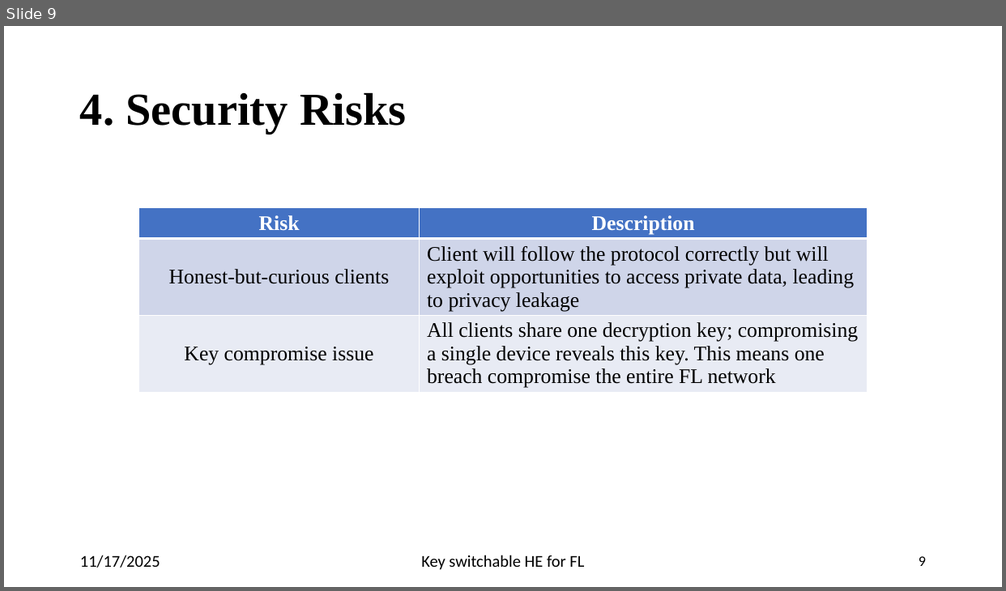
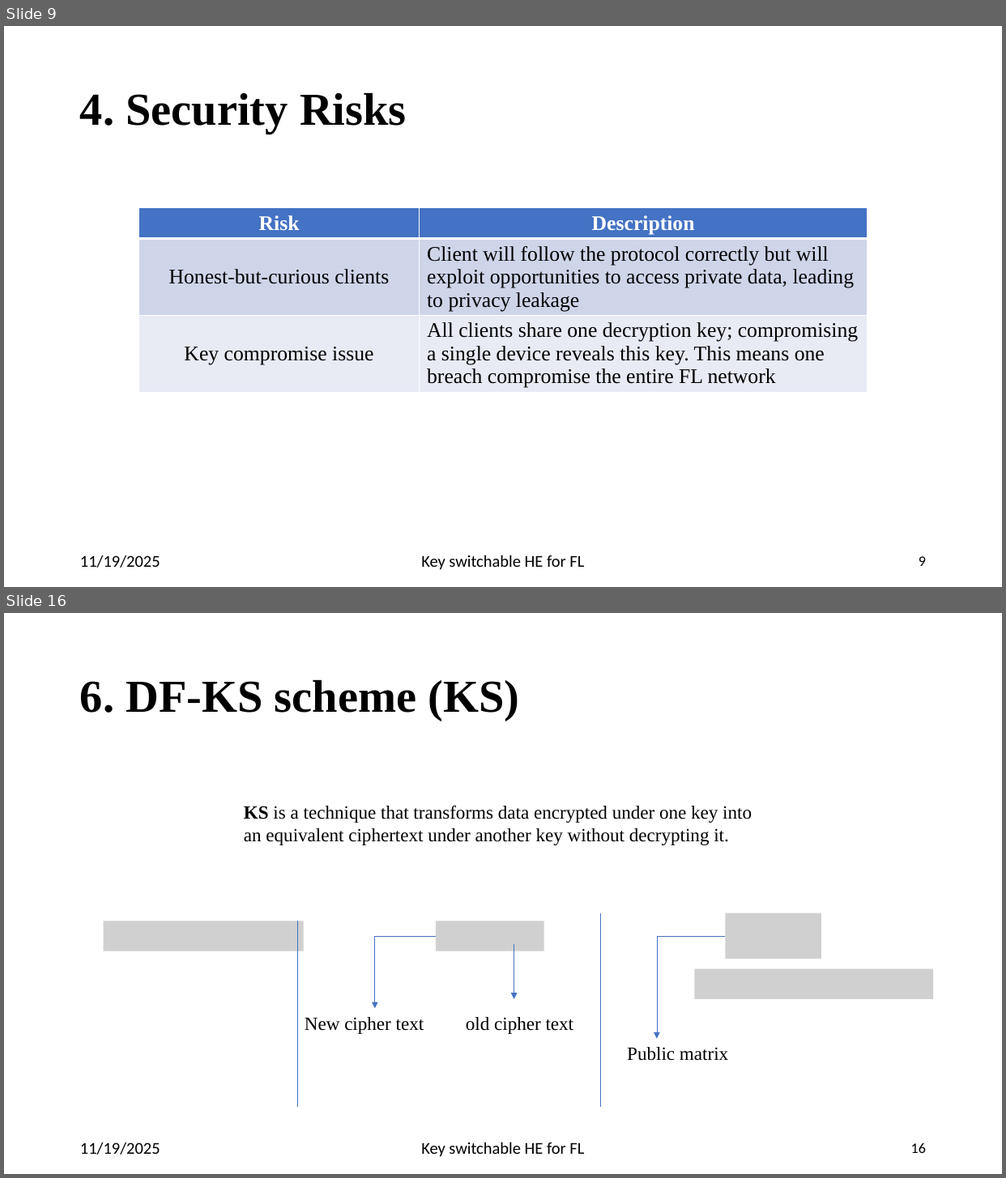
Before and after one commit to pyb0b/master-thesis-report, a slide deck: Final Presentation.pptx. Shown one above the other, each under a label of ours: slide 9 before the commit, slides 9 and 16 after it; the slides between them are not shown. The pictures are 1006x591 and 1006x1178 pixels, drawn with LibreOffice and Linux fonts; fonts in the diff are those of the drawing; grey boxes stand for pictures. Boxes give left, top, right and bottom in pixels: in the first picture for what was removed or moved away, otherwise in the second. Text is boxed around its words. In the diff, an @@ line names an element or a change of style, - is before the commit and + after.

```diff
--- a/Final Presentation.pptx
+++ b/Final Presentation.pptx
@@ slide 16 added at (4, 613, 1002, 1174), background #FFFFFF @@
@@ title added at (80, 679, 519, 721), 44 pt, text #000000, bold @@
+6. DF-KS scheme (KS)
@@ text added at (244, 805, 752, 845), 18 pt, text #000000 @@
+KS is a technique that transforms data encrypted under one key into an equivalent ciphertext under another key without decrypting it.
@@ picture added at (104, 922, 304, 952) @@
@@ line added from (297, 922) to (297, 1107), #4472C4 0.5 pt @@
@@ picture added at (436, 922, 544, 952) @@
@@ line added from (601, 914) to (601, 1107), #4472C4 0.5 pt @@
@@ picture added at (726, 914, 821, 959) @@
@@ elbow arrow added from (436, 936) to (374, 1008), #4472C4 0.5 pt @@
@@ arrow added from (513, 944) to (513, 999), #4472C4 0.5 pt @@
@@ elbow arrow added from (726, 936) to (657, 1039), #4472C4 0.5 pt @@
@@ picture added at (694, 969, 933, 999) @@
@@ text added at (305, 1017, 424, 1034), 18 pt, text #000000 @@
+New cipher text
@@ text added at (466, 1017, 574, 1034), 18 pt, text #000000 @@
+old cipher text
@@ text added at (627, 1047, 728, 1061), 18 pt, text #000000 @@
+Public matrix
@@ text added at (80, 1142, 160, 1155), 16 pt, text #000000 @@
+11/19/2025
@@ text added at (421, 1142, 584, 1157), 16 pt, text #000000 @@
+Key switchable HE for FL
@@ page number added at (911, 1144, 926, 1153), 14 pt, text #000000 @@
+16
@@ slide 9 changed as well @@
@@ text at (80, 555, 160, 568): text changed @@
-11/17/2025
+11/19/2025
```
Also in this commit, not shown: 12 other slides changed, 5 other slides added.
